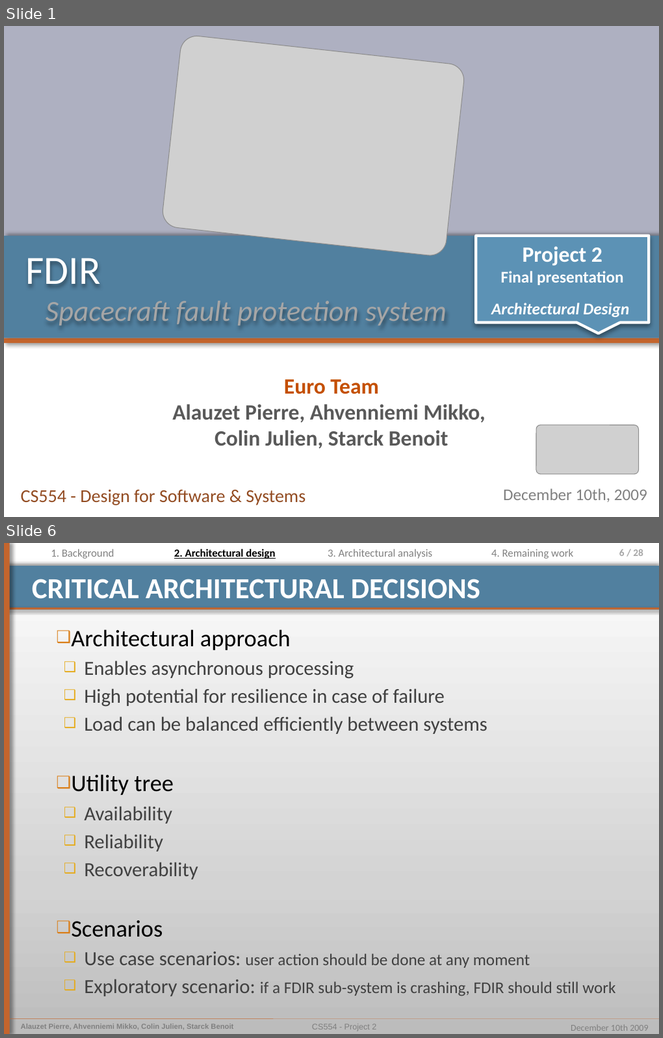
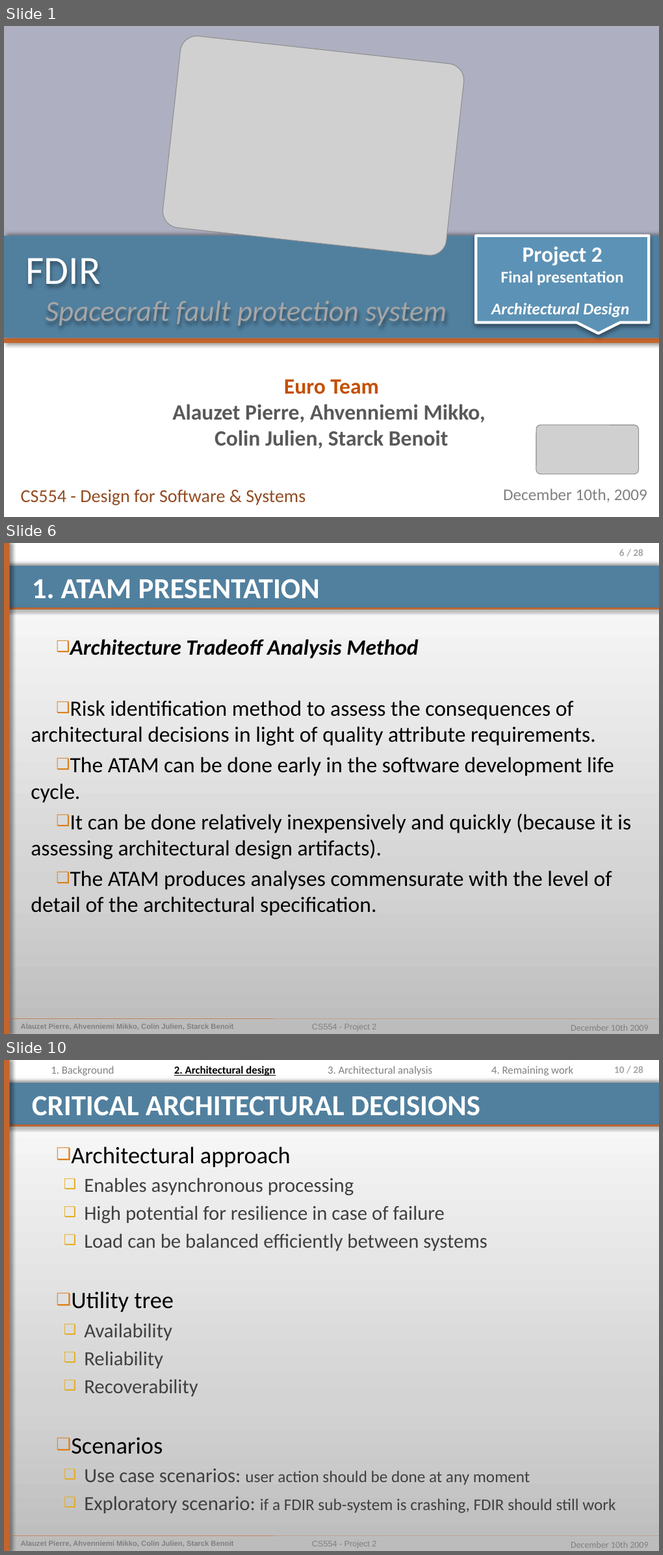
Before and after one commit to pierrealauzet/euroteam, a slide deck: Project 2/PartFinal/CS554_EuroTeam_Project2_Final.pptx. Shown one above the other, each under a label of ours: slides 1 and 6 before the commit, slides 1, 6 and 10 after it; the slides between them are not shown. The pictures are 663x1038 and 663x1555 pixels, drawn with LibreOffice and Linux fonts; fonts in the diff are those of the drawing; grey boxes stand for pictures. Boxes give left, top, right and bottom in pixels: in the first picture for what was removed or moved away, otherwise in the second. Text is boxed around its words. In the diff, an @@ line names an element or a change of style, - is before the commit and + after.

```diff
--- a/Project 2/PartFinal/CS554_EuroTeam_Project2_Final.pptx
+++ b/Project 2/PartFinal/CS554_EuroTeam_Project2_Final.pptx
@@ slide 6 added at [4, 543, 659, 1034], background gradient #BDBDBD to #D3D3D3 to #FFFFFF; not listed: 9 template elements that a slide beside it also shows @@
@@ title added at [32, 579, 320, 599], 32 pt, text #FFFFFF, bold @@
+1. ATAM PRESENTATION
@@ text added at [31, 639, 631, 916], 24 pt, text #000000 @@
+❑ Architecture Tradeoff Analysis Method
+❑ Risk identification method to assess the consequences of architectural decisions in light of quality attribute requirements.
+❑ The ATAM can be done early in the software development life cycle.
+❑ It can be done relatively inexpensively and quickly (because it is assessing architectural design artifacts).
+❑ The ATAM produces analyses commensurate with the level of detail of the architectural specification.
@@ what was slide 6 is now slide 10 @@
@@ page number at [614, 1066, 644, 1073]: text changed @@
-6 / 28
+10 / 28
```
Also in this commit, not shown: 2 slides changed, 5 other slides added, 7 slides removed.
